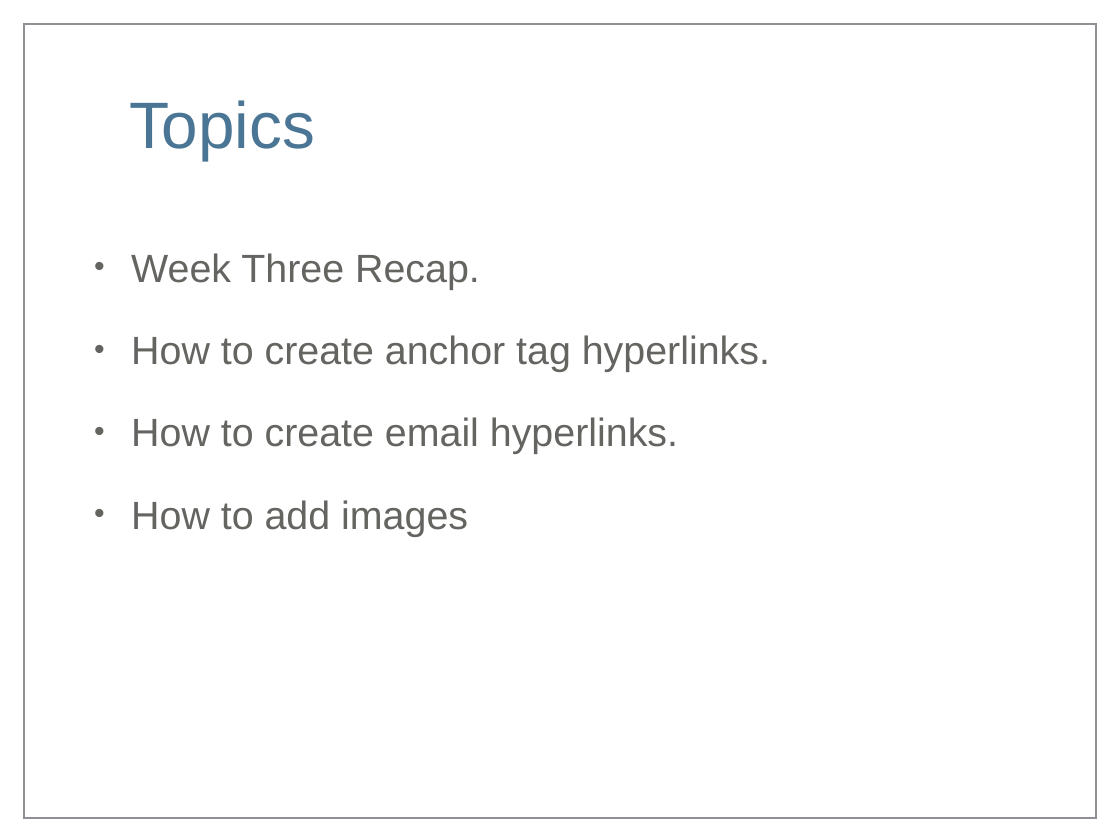
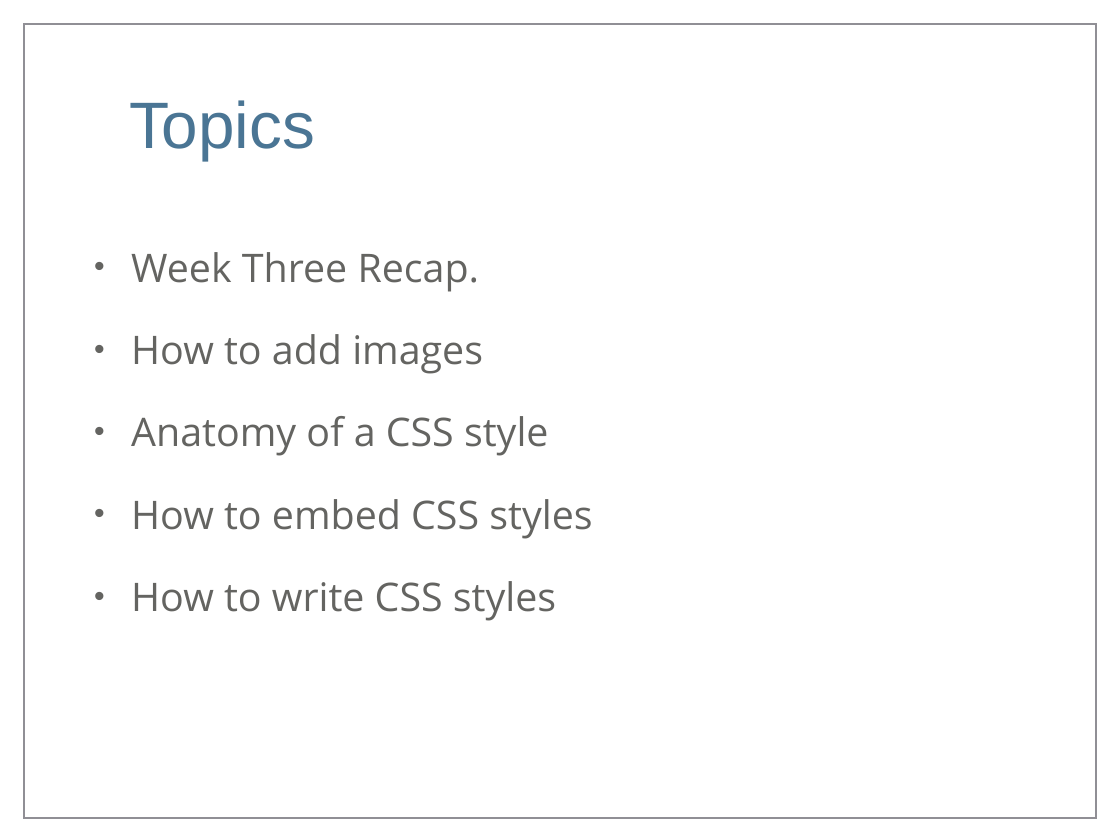
Before and after one commit to markdodgson/markdodgson-mohawk, a slide deck: slide 2 of images/keynotes/Week4_Keynote.ppt. Drawn at 1120x840 pixels with LibreOffice and Linux fonts; fonts in the diff are those of the drawing; background and template pictures are left out. Boxes give left, top, right and bottom in pixels: in the first picture for what was removed or moved away, otherwise in the second. Text is boxed around its words. In the diff, an @@ line names an element or a change of style, - is before the commit and + after.

Commit message:
End of Semester commit
Added and modified a number of items including the assignments,  cheat sheets, applications and books. added some additional pages (week files)

```diff
--- a/images/keynotes/Week4_Keynote.ppt
+++ b/images/keynotes/Week4_Keynote.ppt
@@ text at [131, 252, 483, 374]: font Arial to Open Sans in "Week Three Recap.", "How to add images" @@
@@ text at [131, 335, 770, 454]: paragraphs removed @@
-• How to create anchor tag hyperlinks.
-• How to create email hyperlinks.
@@ text at [131, 416, 592, 621]: paragraphs added @@
+• Anatomy of a CSS style
+• How to embed CSS styles
+• How to write CSS styles
```
Also in this commit, not shown: 19 other slides changed, 7 slides added, 3 slides removed, 42 other files.
